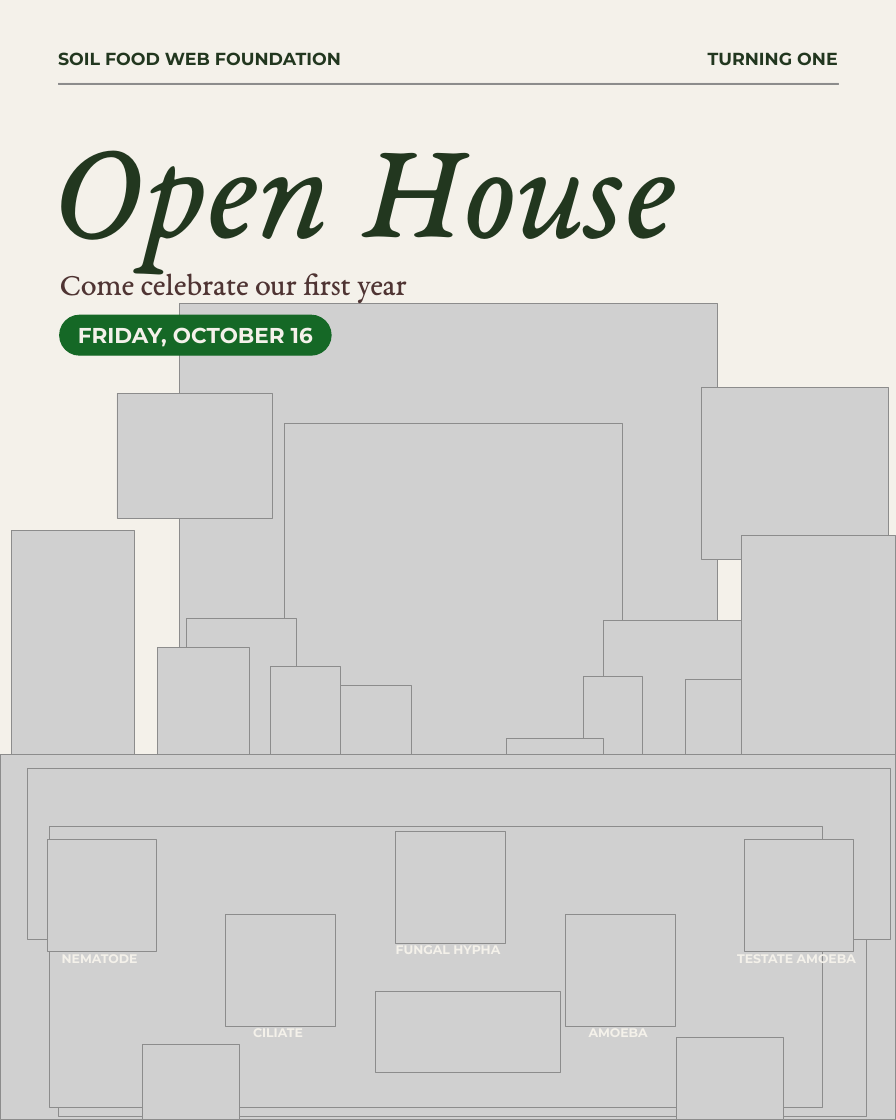
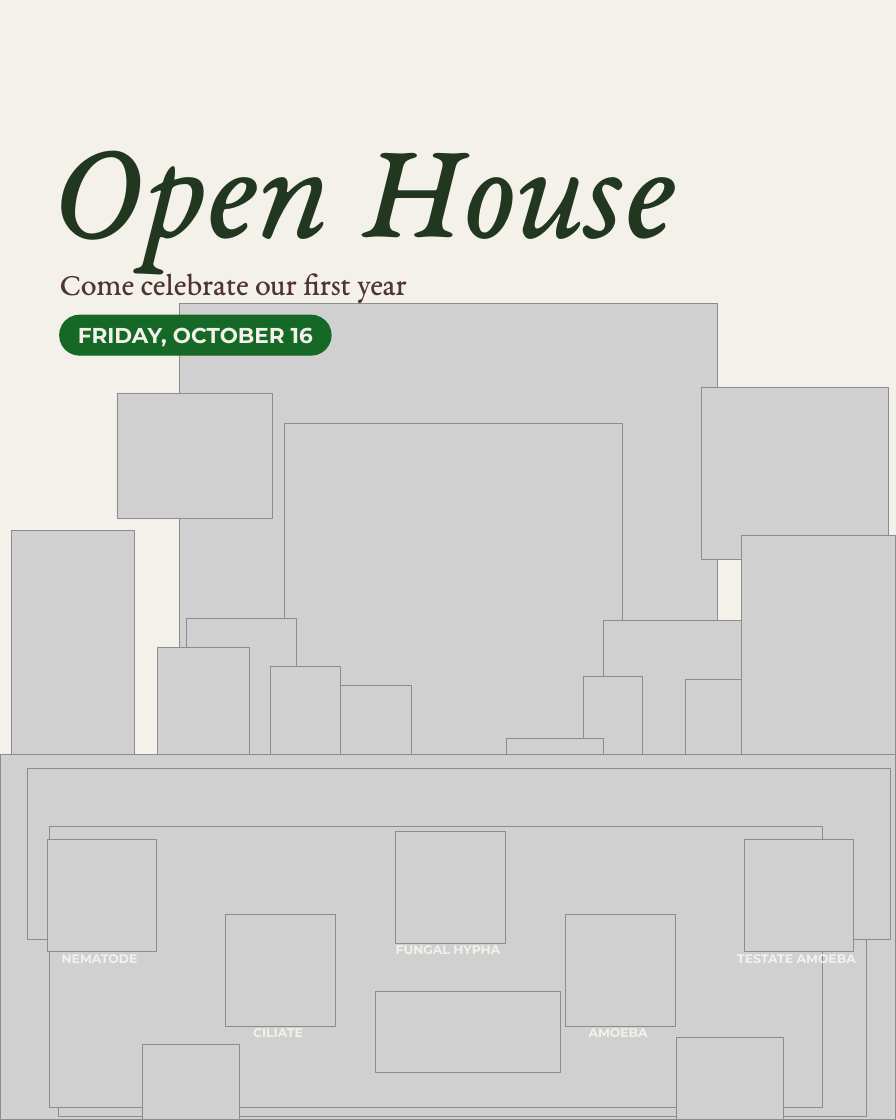
Before and after one commit to linneamoritznyc/final-SFWsite-Linnea, a slide deck: slide 1 of social/open-house-2026-10-16/open-house-oct16-v2-editable.pptx. Drawn at 896x1120 pixels with LibreOffice and Linux fonts; fonts in the diff are those of the drawing; grey boxes stand for pictures. Boxes give left, top, right and bottom in pixels: in the first picture for what was removed or moved away, otherwise in the second. Text is boxed around its words. In the diff, an @@ line names an element or a change of style, - is before the commit and + after.

```diff
--- a/social/open-house-2026-10-16/open-house-oct16-v2-editable.pptx
+++ b/social/open-house-2026-10-16/open-house-oct16-v2-editable.pptx
@@ text removed at box(58, 52, 341, 65) @@
-SOIL FOOD WEB FOUNDATION
@@ text removed at box(708, 52, 838, 65) @@
-TURNING ONE
@@ picture removed at box(58, 83, 839, 85) @@
```
Also in this commit, not shown: 12 other files.
